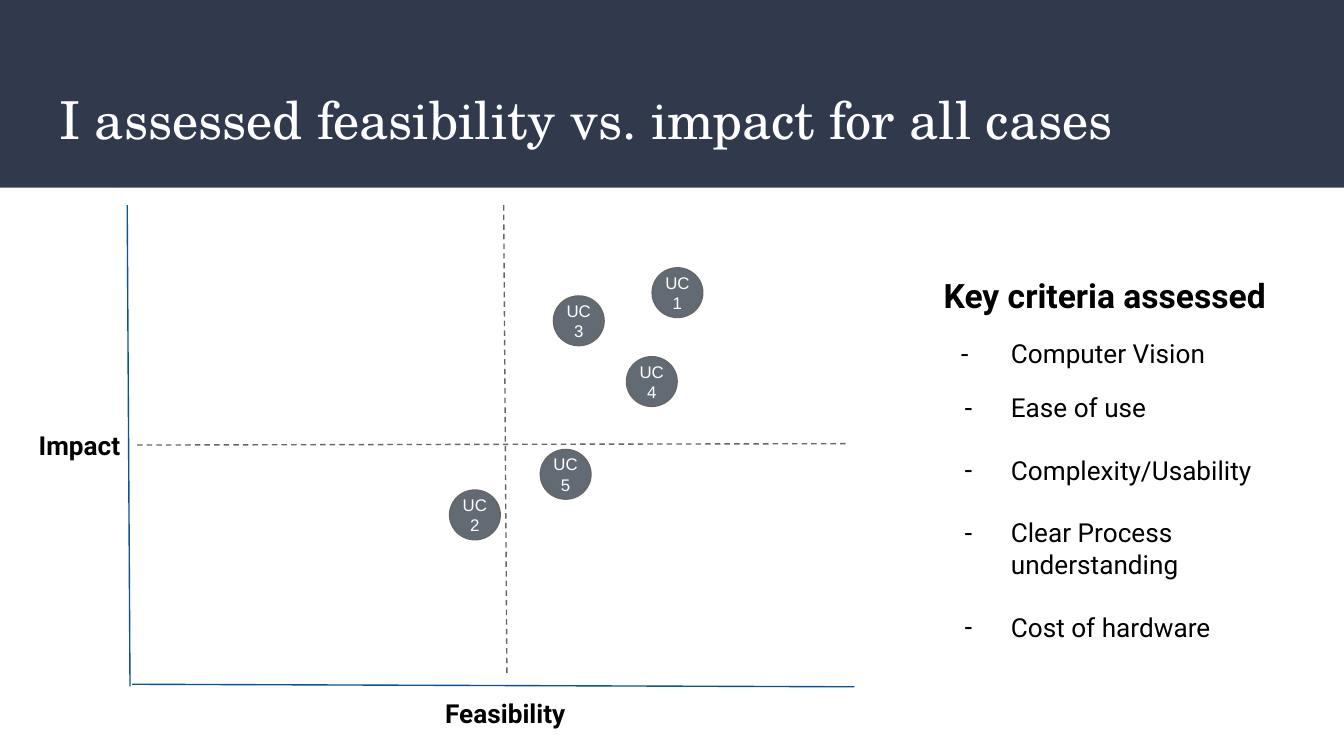
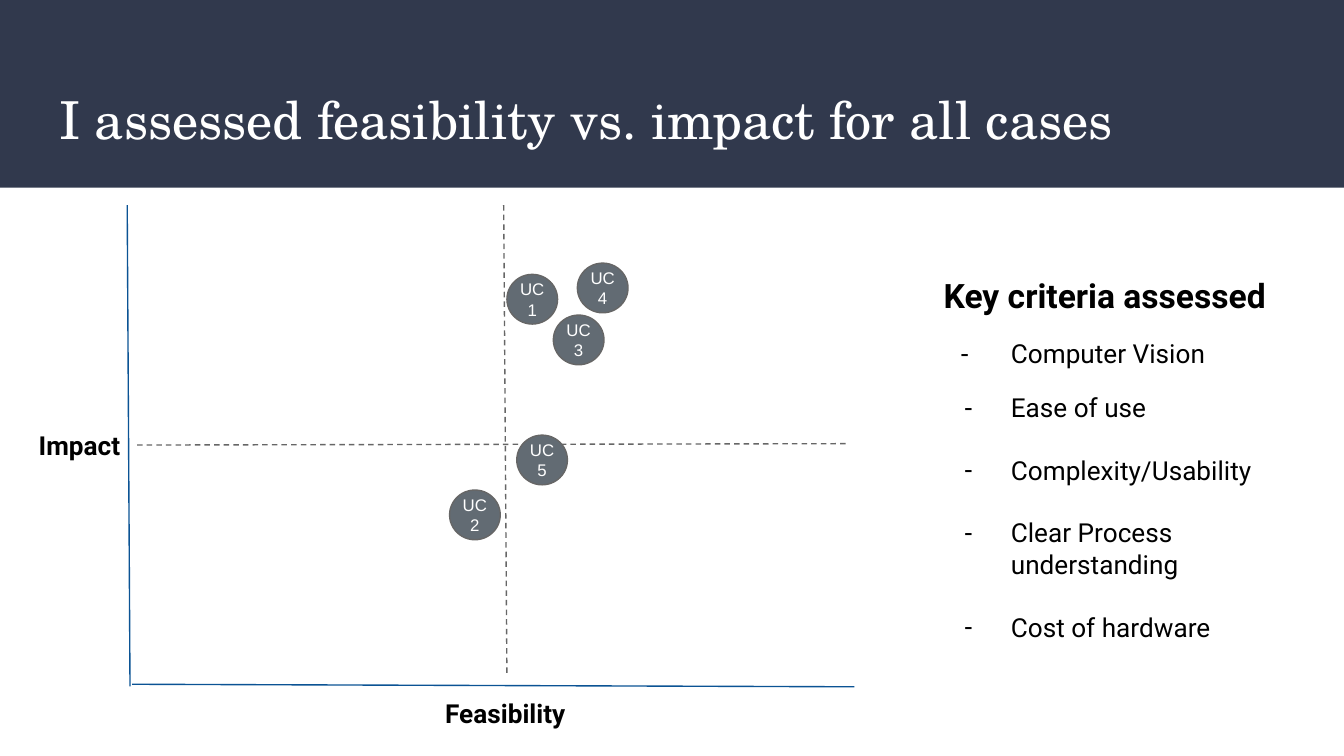
Before and after one commit to mohandesosama/Delivering-an-ML-AI-Strategy, a slide deck: slide 4 of 03_Final Presentation Template.pptx. Drawn at 1344x756 pixels with LibreOffice and Linux fonts; fonts in the diff are those of the drawing. Boxes give left, top, right and bottom in pixels: in the first picture for what was removed or moved away, otherwise in the second. Text is boxed around its words. In the diff, an @@ line names an element or a change of style, - is before the commit and + after.

```diff
--- a/03_Final Presentation Template.pptx
+++ b/03_Final Presentation Template.pptx
@@ ellipse "UC 4": place and size @@
-ellipse "UC 4" at box(626, 356, 677, 406)
+ellipse "UC 4" at box(578, 263, 629, 313)
@@ ellipse "UC 1": place and size @@
-ellipse "UC 1" at box(652, 267, 703, 317)
+ellipse "UC 1" at box(507, 274, 558, 324)
@@ ellipse "UC 3": place and size @@
-ellipse "UC 3" at box(554, 296, 605, 345)
+ellipse "UC 3" at box(554, 314, 605, 364)
@@ ellipse "UC 5": place and size @@
-ellipse "UC 5" at box(540, 449, 591, 499)
+ellipse "UC 5" at box(517, 435, 569, 485)
```
Also in this commit, not shown: 4 other slides changed, 1 slide added, 1 other file.
